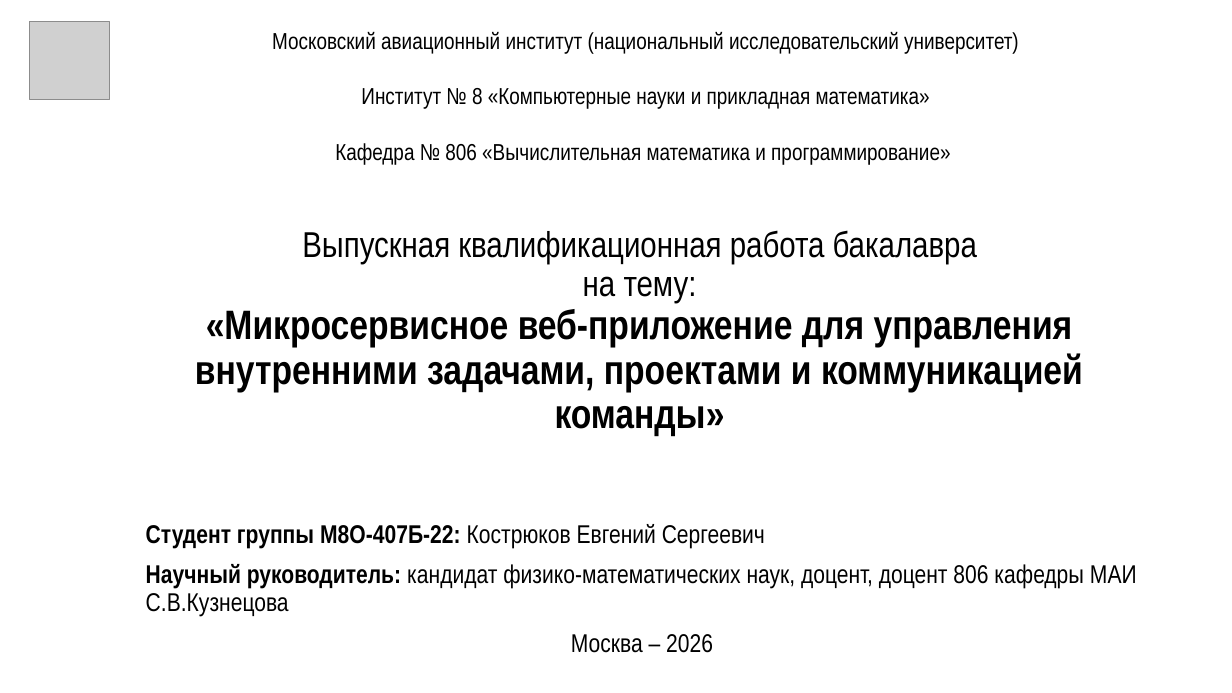
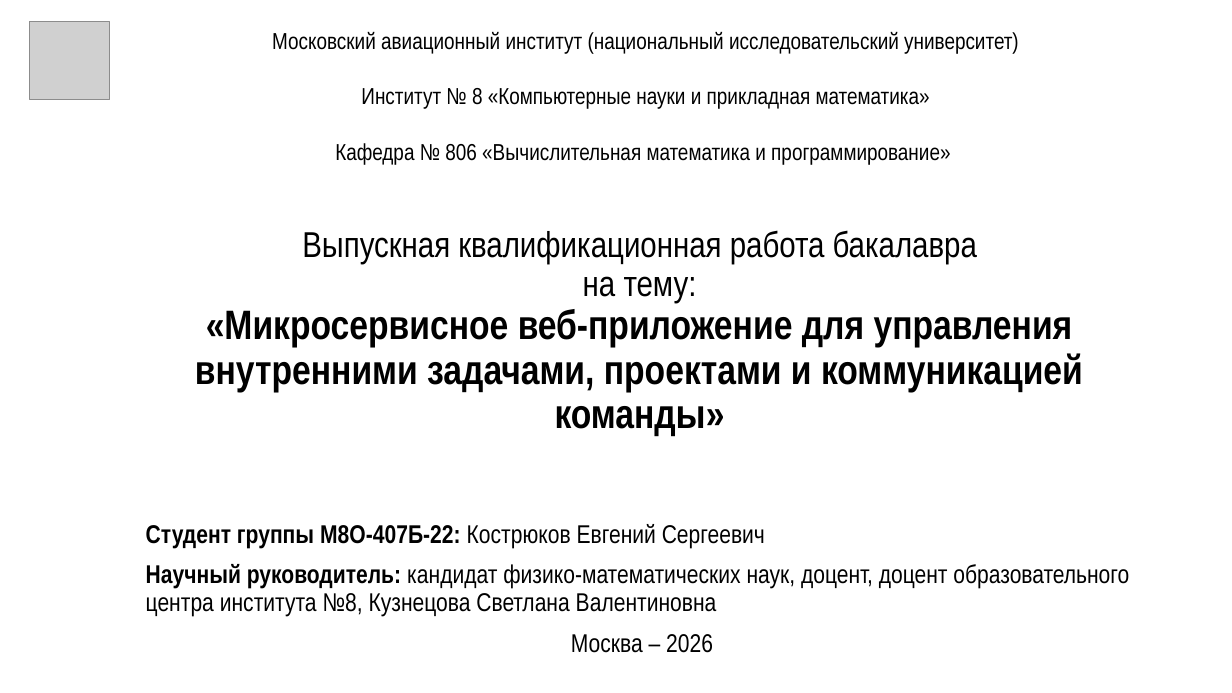
Before and after one commit to EvgenyMAI/TaskBoard, a slide deck: slide 1 of docs/vkr/Презентация/Презентация.pptx. Drawn at 1232x693 pixels with LibreOffice and Linux fonts; fonts in the diff are those of the drawing; grey boxes stand for pictures. Boxes give left, top, right and bottom in pixels: in the first picture for what was removed or moved away, otherwise in the second. Text is boxed around its words. In the diff, an @@ line names an element or a change of style, - is before the commit and + after.

```diff
--- a/docs/vkr/Презентация/Презентация.pptx
+++ b/docs/vkr/Презентация/Презентация.pptx
@@ subtitle at (x1=146, y1=564, x2=1129, y2=617): text changed @@
-Научный руководитель: кандидат физико-математических наук, доцент, доцент 806 кафедры МАИ С.В.Кузнецова
+Научный руководитель: кандидат физико-математических наук, доцент, доцент образовательного центра института №8, Кузнецова Светлана Валентиновна
```
Also in this commit, not shown: 12 other files.
